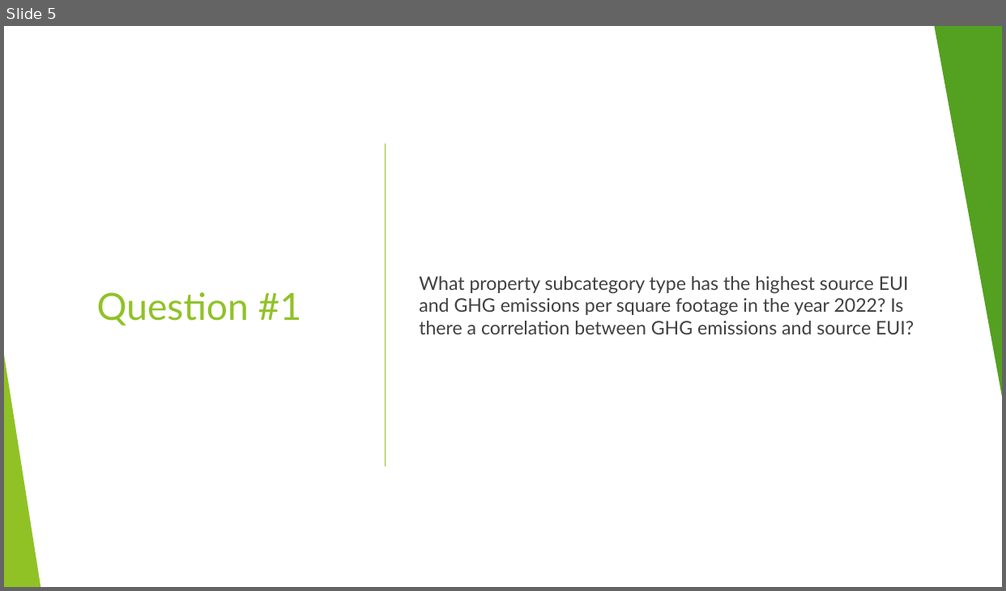
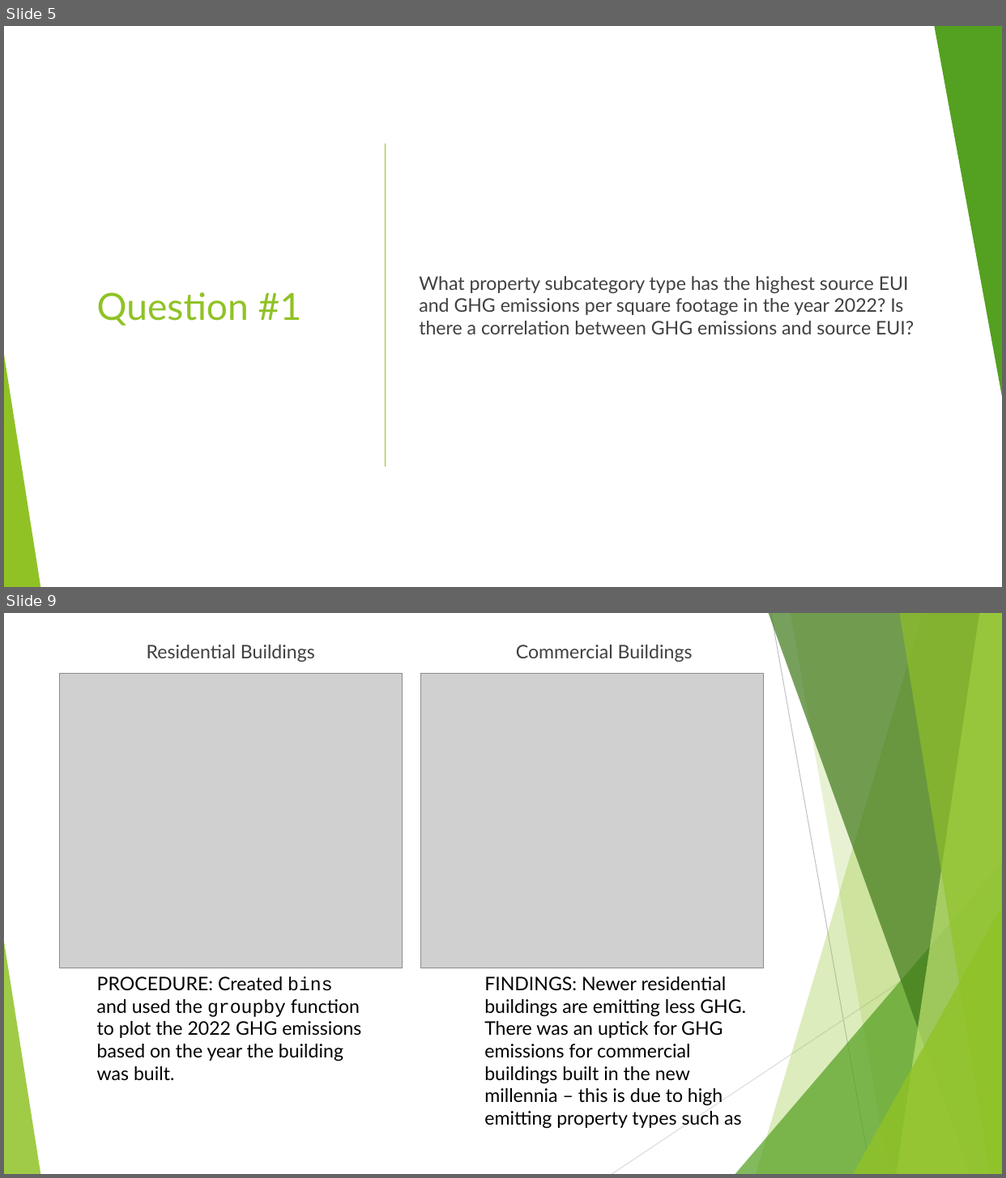
Before and after one commit to zohairnz/project-1, a slide deck: Energy Consumption Analysis for Buildings in San Francisco.pptx. Shown one above the other, each under a label of ours: slide 5 before the commit, slides 5 and 9 after it; the slides between them are not shown. The pictures are 1006x591 and 1006x1178 pixels, drawn with LibreOffice and Linux fonts; fonts in the diff are those of the drawing; grey boxes stand for pictures. Boxes give left, top, right and bottom in pixels: in the first picture for what was removed or moved away, otherwise in the second. Text is boxed around its words. In the diff, an @@ line names an element or a change of style, - is before the commit and + after.

```diff
--- a/Energy Consumption Analysis for Buildings in San Francisco.pptx
+++ b/Energy Consumption Analysis for Buildings in San Francisco.pptx
@@ slide 9 added at (x1=4, y1=613, x2=1002, y2=1174), background #FFFFFF; not listed: 10 template elements that a slide beside it also shows @@
@@ text added at (x1=147, y1=645, x2=315, y2=662), 18 pt, text #404040 @@
+Residential Buildings
@@ text added at (x1=516, y1=645, x2=692, y2=662), 18 pt, text #404040 @@
+Commercial Buildings
@@ picture added at (x1=59, y1=674, x2=402, y2=969) @@
@@ picture added at (x1=421, y1=674, x2=764, y2=969) @@
@@ text added at (x1=97, y1=977, x2=361, y2=1081), 18 pt, text #000000 @@
+PROCEDURE: Created bins and used the groupby function to plot the 2022 GHG emissions based on the year the building was built.
@@ text added at (x1=484, y1=977, x2=746, y2=1129), 18 pt, text #000000 @@
+FINDINGS: Newer residential buildings are emitting less GHG. There was an uptick for GHG emissions for commercial buildings built in the new millennia – this is due to high emitting property types such as
```
Also in this commit, not shown: 2 slides changed, 10 other slides added, 1 slide removed, 3 other files.
